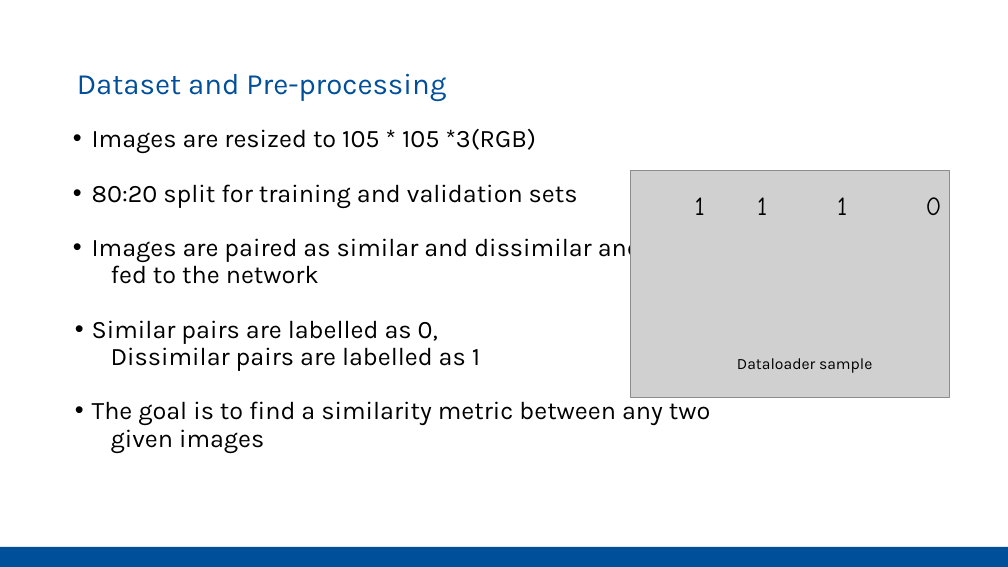
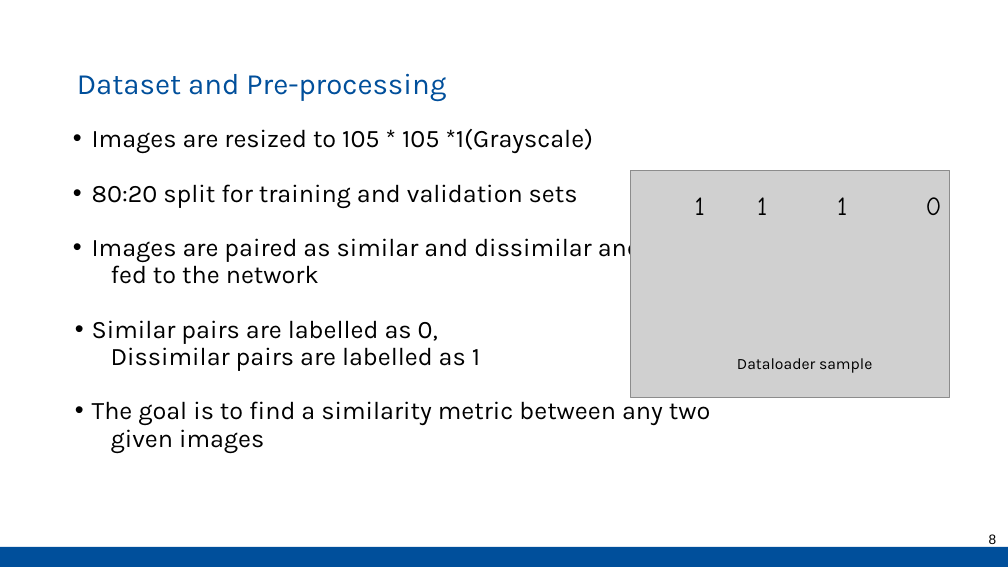
Before and after one commit to Pathi-rao/Image-Similarity-Estimation-using-Siamese-Neural-Networks, a slide deck: slide 8 of presentation.pptx. Drawn at 1008x567 pixels with LibreOffice and Linux fonts; fonts in the diff are those of the drawing; grey boxes stand for pictures. Boxes give left, top, right and bottom in pixels: in the first picture for what was removed or moved away, otherwise in the second. Text is boxed around its words. In the diff, an @@ line names an element or a change of style, - is before the commit and + after.

```diff
--- a/presentation.pptx
+++ b/presentation.pptx
@@ text at (x1=92, y1=129, x2=594, y2=154): text changed @@
-• Images are resized to 105 * 105 *3(RGB)
+• Images are resized to 105 * 105 *1(Grayscale)
@@ page number added at (x1=989, y1=534, x2=997, y2=544), 13 pt, text #000000 @@
+8
```
Also in this commit, not shown: 7 other slides changed, 10 slides added, 3 slides removed.
